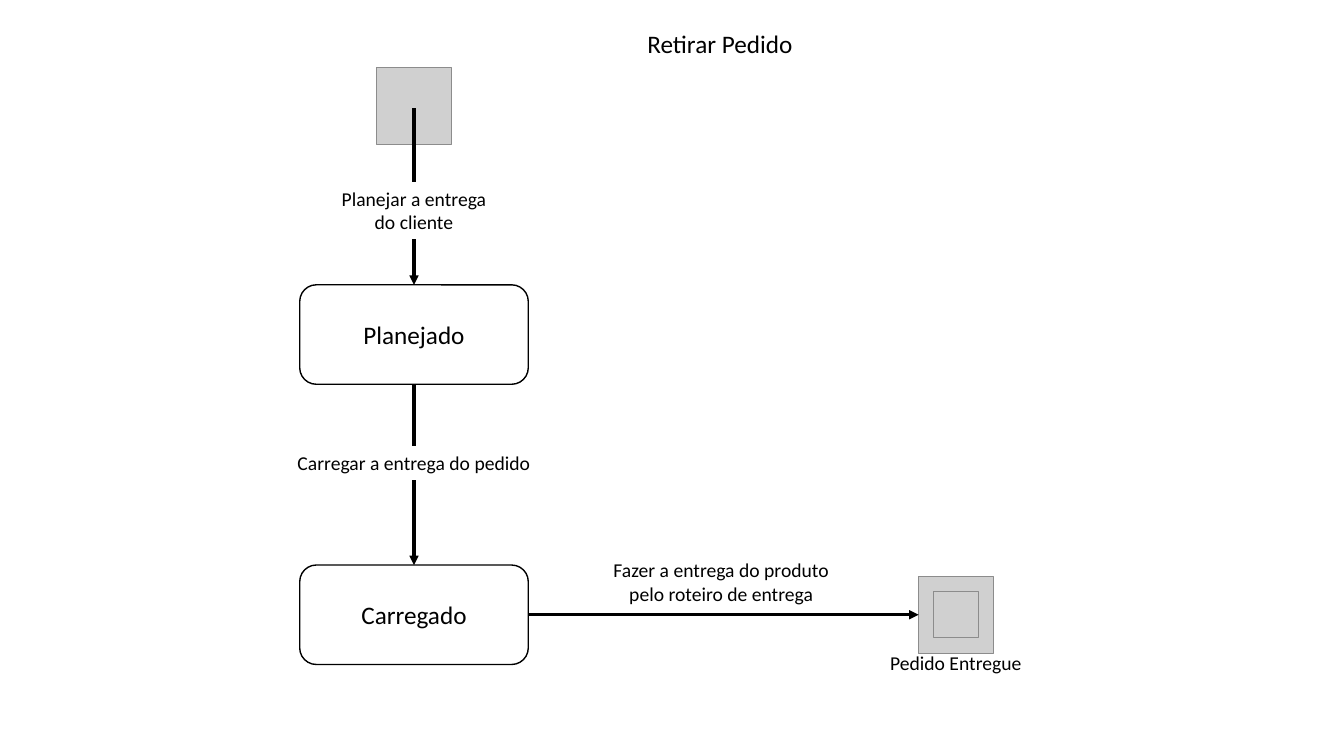
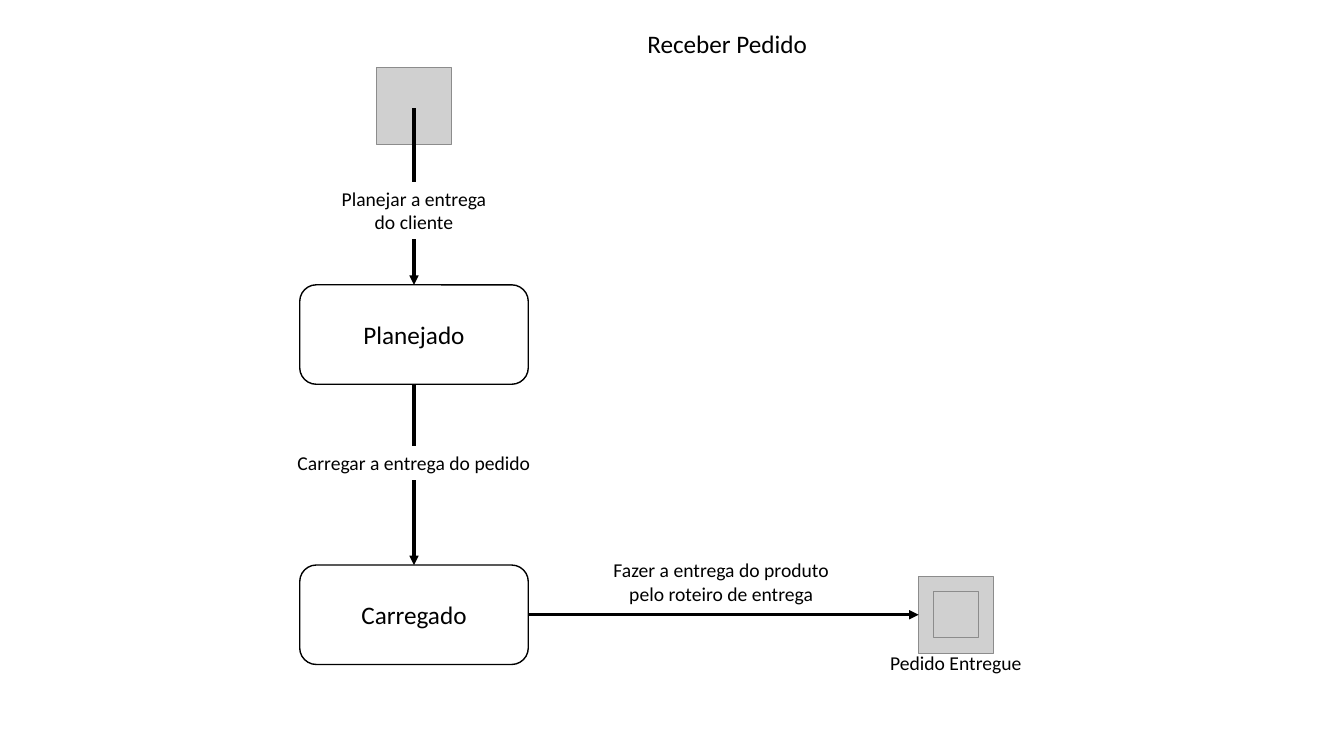
Before and after one commit to vitosoliveira/OPE, a slide deck: slide 2 of 21. Analise_de_ciclo_de_vida.pptx. Drawn at 1344x756 pixels with LibreOffice and Linux fonts; fonts in the diff are those of the drawing; grey boxes stand for pictures. Boxes give left, top, right and bottom in pixels: in the first picture for what was removed or moved away, otherwise in the second. Text is boxed around its words. In the diff, an @@ line names an element or a change of style, - is before the commit and + after.

```diff
--- a/21. Analise_de_ciclo_de_vida.pptx
+++ b/21. Analise_de_ciclo_de_vida.pptx
@@ text at [647,35,807,53]: text changed @@
-Retirar Pedido
+Receber Pedido
```
Also in this commit, not shown: 1 slide added, 1 other file.
